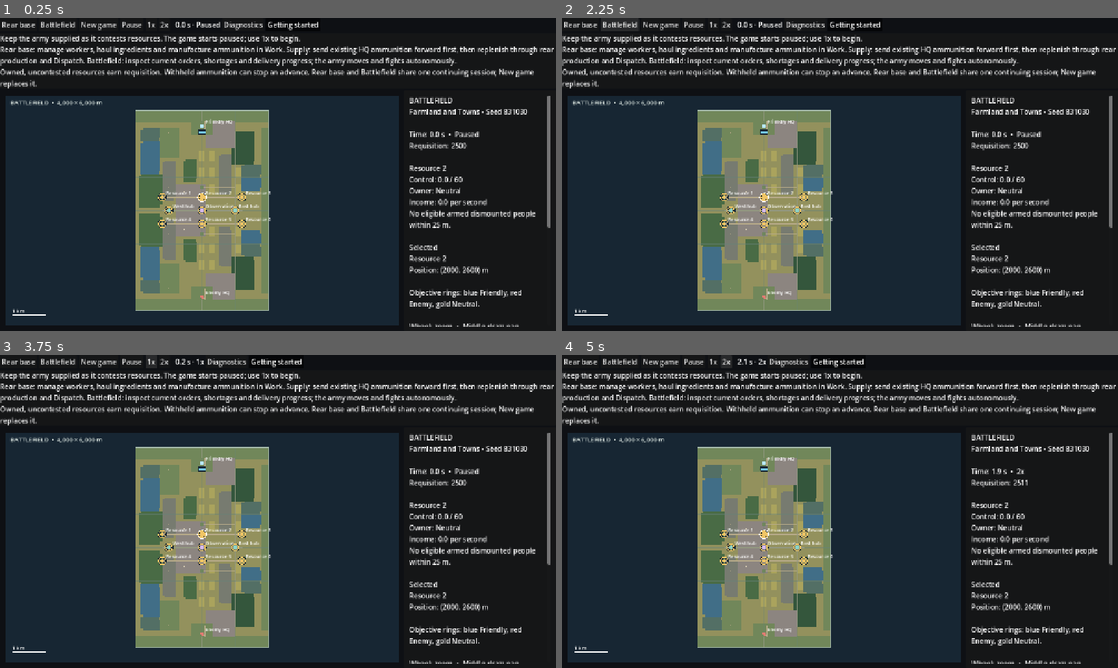
Above: before the commit, frames 1-4 (two rows, left to right).
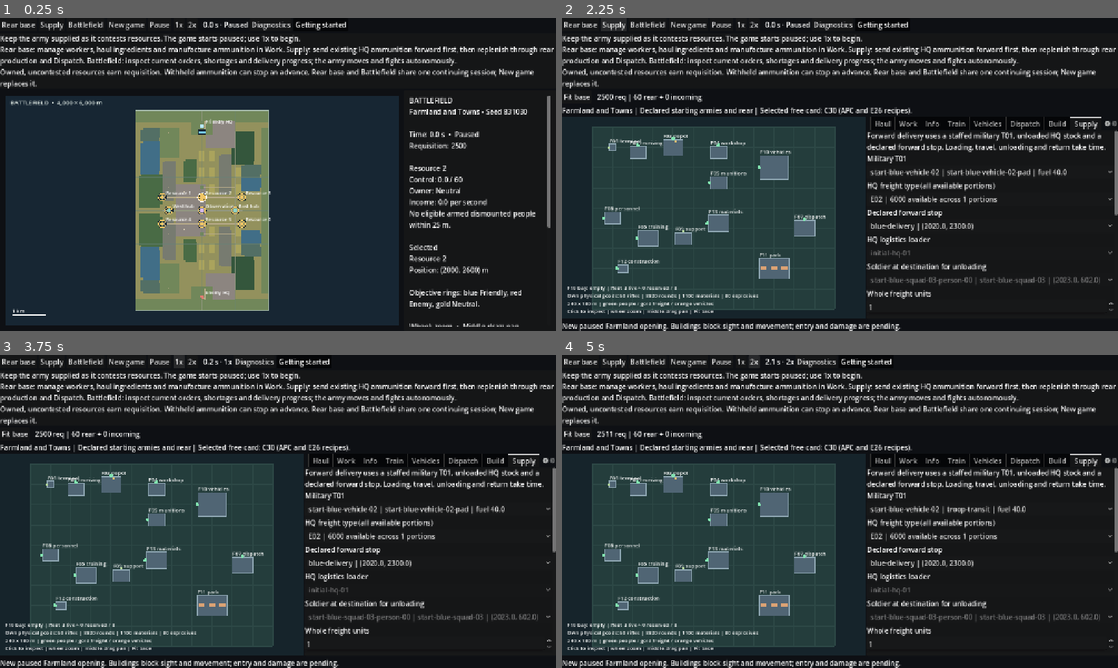
Above: after the commit, the same moments.

Repository: TheInfinityIQ/Trencho_V4
Game: Godot game, scene res://game/main/main.tscn
Two runs of this game, one before a commit and one after it. Both use one fixed random seed, a clock stepped at 60 frames per second and the inputs below.
Inputs (mouse positions are in pixels of both pictures, inside the frame that each line leads up to):
- Up to frame 1 (0.25 s): no input
- Up to frame 2 (2.25 s): click "Rear base" at 0.5 s; click "Battlefield" at 1.25 s; click (612, 24) at 2 s, where only the run after the commit has a clickable "Supply"
- Up to frame 3 (3.75 s): click "Pause" at 2.75 s; click "1x" at 3.5 s
- Up to frame 4 (5 s): click "2x" at 4.25 s

The runs differ from the first frame. In frame 1, 0.7% of the frame differs, in the area x 7-63%, y 1-4%; in frame 2, 40%; in frame 3, 40%, in the area x 0-100%, y 0-100%; in frame 4, 40%.

Commit message:
Expose Supply navigation and share the lightweight live clock

Diff:
--- a/game/main/main.gd
+++ b/game/main/main.gd
@@ -44,6 +44,11 @@
 	home.tooltip_text = "Return to the same live rear session."
 	home.pressed.connect(_show_base)
 	controls.add_child(home)
+	var supply_button := Button.new()
+	supply_button.text = "Supply"
+	supply_button.tooltip_text = "Open forward deliveries and the army's actual supply needs."
+	supply_button.pressed.connect(_show_supply)
+	controls.add_child(supply_button)
 	var field_button := Button.new()
 	field_button.text = "Battlefield"
 	field_button.pressed.connect(_show_battlefield)
@@ -58,7 +63,9 @@
 	for speed in [0,1,2]:
 		var button := Button.new()
 		button.text = ["Pause","1x","2x"][speed]
-		button.pressed.connect(func() -> void: _base.simulation.set_speed(speed))
+		button.pressed.connect(func() -> void:
+			_base.simulation.set_speed(speed)
+			_refresh_clock())
 		_field_clock.add_child(button)
 	_clock_status = Label.new()
 	_field_clock.add_child(_clock_status)
@@ -92,6 +99,7 @@
 	layout.add_child(_host)
 	_base = Base.instantiate()
 	_host.add_child(_base)
+	_base.use_shared_clock()
 	_base.session_changed.connect(_on_session_changed)
 	_battlefield = Battlefield.instantiate()
 	_battlefield.simulation = _base.simulation
@@ -116,9 +124,14 @@
 
 func _show_base() -> void:
 	_clear_review()
-	_field_clock.hide()
+	_field_clock.show()
 	_battlefield.hide()
 	_base.show()
+	_refresh_clock()
+
+func _show_supply() -> void:
+	_base.show_panel("Supply")
+	_show_base()
 
 
 func _show_battlefield() -> void:
@@ -126,6 +139,7 @@
 	_field_clock.show()
 	_base.hide()
 	_battlefield.show()
+	_refresh_clock()
 
 
 func _clear_review() -> void:
@@ -137,6 +151,7 @@
 
 func _on_session_changed(next_simulation: RefCounted) -> void:
 	_battlefield.bind(next_simulation)
+	_refresh_clock()
 
 func _start_playtest() -> void:
 	_base.hide()
@@ -146,4 +161,7 @@
 
 func _process(_delta: float) -> void:
 	if is_instance_valid(_base) and _field_clock.visible:
-		_clock_status.text = "  %.1f s · %s" % [_base.simulation.rear.time,"Paused" if _base.simulation.speed == 0 else "%dx" % _base.simulation.speed]
+		_refresh_clock()
+
+func _refresh_clock() -> void:
+	_clock_status.text = _base.clock_text()
--- a/game/rear_base/base_demo.gd
+++ b/game/rear_base/base_demo.gd
@@ -23,6 +23,8 @@
 var base_map: Control
 var tabs: TabContainer
 var status: Label
+var _local_clock_controls: HBoxContainer
+var _local_clock_status: Label
 var feedback: Label
 var orders: ItemList
 var people: ItemList
@@ -115,8 +117,13 @@
 	add_child(layout)
 	var clock := HBoxContainer.new()
 	layout.add_child(clock)
+	_local_clock_controls = HBoxContainer.new()
+	clock.add_child(_local_clock_controls)
 	for value in [0, 1, 2]:
-		_button(clock, ["Pause", "1x", "2x"][value], func() -> void: _result(simulation.set_speed(value)))
+		_button(_local_clock_controls, ["Pause", "1x", "2x"][value], func() -> void:
+			simulation.set_speed(value)
+			_local_clock_status.text = clock_text())
+	_local_clock_status = _label(_local_clock_controls,clock_text())
 	_button(clock, "Fit base", func() -> void: base_map.reset_camera())
 	status = _label(clock, "")
 	declaration = _label(layout, "Essential session | Prebuilt: 12 ordinary people, 2500 requisition, no starting goods.")
@@ -162,11 +169,28 @@
 func _process(delta: float) -> void:
 	simulation.tick_live(delta)
 	if not is_visible_in_tree(): return
+	if _local_clock_controls.visible: _local_clock_status.text = clock_text()
 	if simulation.rear.time == _displayed_time and simulation.speed == _displayed_speed and simulation.planning_view_revision == _displayed_planning_revision: return
 	_refresh_elapsed += delta
 	if _refresh_elapsed >= 0.2:
 		_refresh_elapsed = 0.0
 		_refresh()
+
+func clock_text() -> String:
+	# Shared by both live views; no snapshot, wall-time estimate or clock advance.
+	return "  %.1f s · %s" % [simulation.rear.time,"Paused" if simulation.speed == 0 else "%dx" % simulation.speed]
+
+func use_shared_clock() -> void:
+	_local_clock_controls.hide()
+
+func show_panel(title: String) -> bool:
+	for index in tabs.get_tab_count():
+		var panel: Control = tabs.get_tab_control(index)
+		if str(panel.name) != title: continue
+		tabs.current_tab = index
+		if panel is ScrollContainer: panel.scroll_vertical = 0
+		return true
+	return false
 
 func _panel(title: String) -> VBoxContainer:
 	var scroll := ScrollContainer.new()
@@ -972,7 +996,7 @@
 			if not row.person_id.is_empty():
 				var person: Dictionary = simulation.rear.ledger.inspect_entity(row.person_id)
 				training_status.text += "\nBasic completed: %s; specialist: %s\nActual position %s; duty %s" % [str(person.basic_training),person.qualification,str(person.position),person.duty_id if not person.duty_id.is_empty() else person.assignment]
-	status.text = "  %.1fs | %.0f req | %d rear + %d incoming" % [simulation.rear.time, view.receiving.money, simulation.receiving.rear_population(), simulation.receiving.incoming_people()]
+	status.text = "  %.0f req | %d rear + %d incoming" % [view.receiving.money, simulation.receiving.rear_population(), simulation.receiving.incoming_people()]
 	_fill(orders, _order_ids, view.receiving.orders, func(o: Dictionary) -> String: return o.id + " " + o.state + " | " + o.blocked_reason)
 	var actual_people: Array = view.rear.people.filter(func(p: Dictionary) -> bool: return p.owner == "army-blue")
 	_fill(people, _person_ids, actual_people, func(p: Dictionary) -> String: return p.id + " | " + (p.duty_id if not p.duty_id.is_empty() else p.assignment) + " | " + p.phase)
